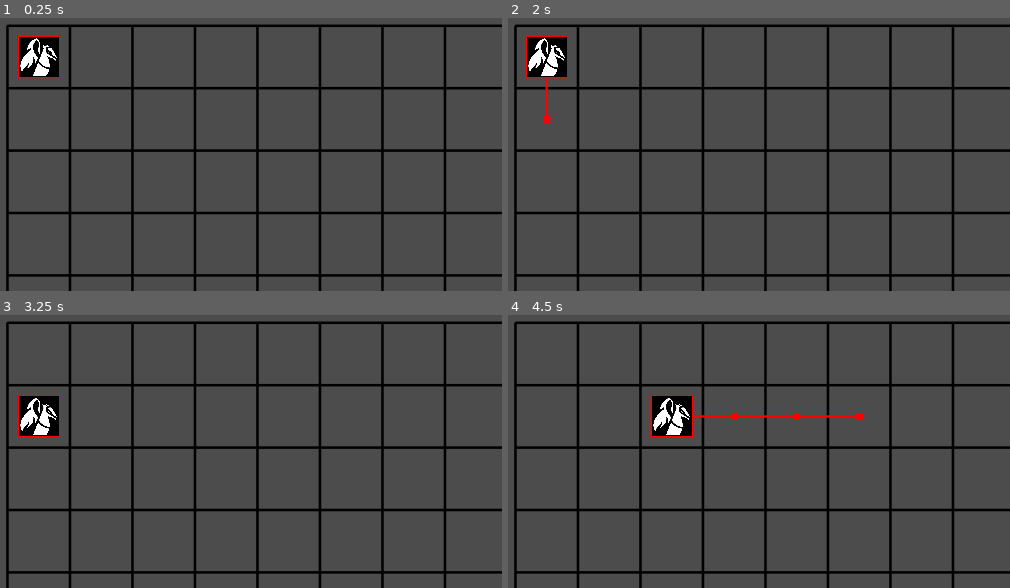
Above: before the commit, frames 1-4 (two rows, left to right).
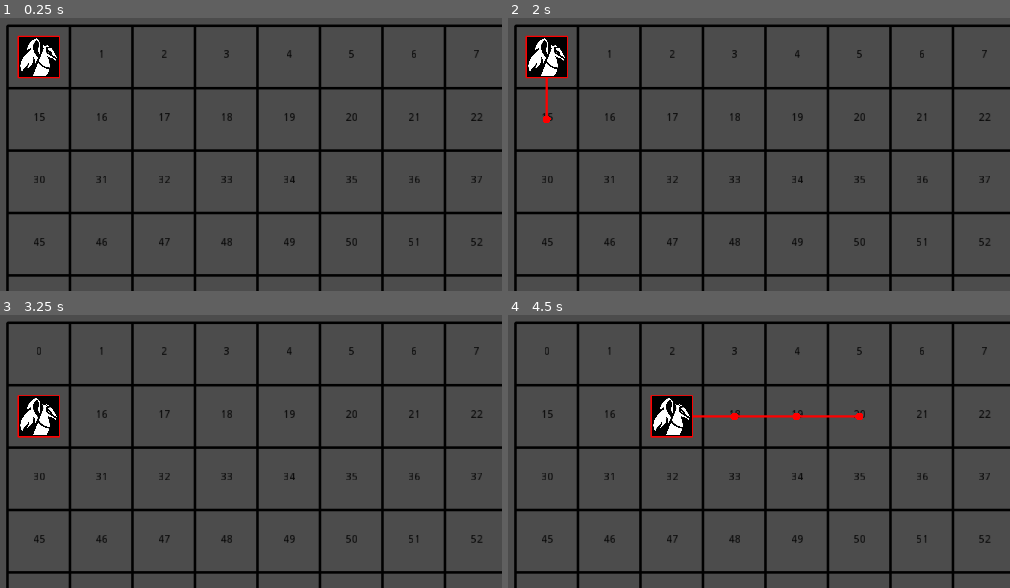
Above: after the commit, the same moments.

Repository: Loregret/godot-turn-based-template
Game: Godot game, scene res://objects/battle/Battle.tscn
Same seed, same stepped clock (60 frames per second), same inputs: the game is played once before the commit and once after it.
Inputs (mouse positions are in pixels of both pictures, inside the frame that each line leads up to):
- Up to frame 1 (0.25 s): no input
- Up to frame 2 (2 s): tap Enter at 0.5 s; drag from (548, 56) to (outside the picture) at 0.52 s; tap Space at 1.25 s; drag from (outside the picture) to (568, 151) at 1.27 s
- Up to frame 3 (3.25 s): tap Enter at 2 s; move the mouse to (outside the picture) at 2.02 s; hold Right (ui_right) 2.03-2.75 s; right-click (outside the picture) at 2.1 s; click (outside the picture) at 2.3 s; tap Space at 2.75 s; drag from (60, 448) to (outside the picture) at 2.77 s
- Up to frame 4 (4.5 s): tap Enter at 3.5 s; move the mouse to (849, 424) at 3.52 s; hold Left (ui_left) 3.53-4.25 s; click (849, 424) at 3.6 s; drag from (outside the picture) to (608, 416) at 4.27 s

The runs differ from the first frame. In frame 1, 0.7% of the frame differs, in the area x 6-97%, y 11-84%; in frame 2, 0.7%; in frame 3, 0.7%; in frame 4, 0.7%.

Commit message:
unit selection on grid added

Diff:
--- a/objects/battle/Battle.tscn
+++ b/objects/battle/Battle.tscn
@@ -30,7 +30,6 @@
 }
 draw_points = false
 draw_connections = false
-draw_indexes = false
 line_thickness = 2.0
 grid_path = NodePath("..")
 
@@ -46,3 +45,5 @@
 
 [node name="Pathfinding" type="Node" parent="Grid"]
 script = ExtResource( 4 )
+
+[connection signal="input_event" from="Grid/Units/Unit" to="Grid/Units/Unit" method="_on_Unit_input_event"]
--- a/objects/battle/draw.gd
+++ b/objects/battle/draw.gd
@@ -1,5 +1,6 @@
 tool
 extends Node2D
+class_name grid_draw, "res://assets/icons/paint-roller.png"
 
 
 export var draw := true
--- a/objects/battle/grid.gd
+++ b/objects/battle/grid.gd
@@ -5,15 +5,19 @@
 export var grid_size := Vector2(5, 5)
 
 var half_cell_size := cell_size / 2
+var units := []
 
 onready var draw = $Draw
 onready var pathfinding = $Pathfinding
 onready var selected_unit:Area2D = get_node_or_null("Units/Unit")
-onready var grid_real_size := grid_size * cell_size
+onready var grid_real_size:Vector2 = grid_size * cell_size
 
 
 func _ready():
 	generate_pathfinding()
+	create_units_list()
+	yield(get_tree().create_timer(1), "timeout")
+
 
 
 func _input(event):
@@ -68,3 +72,16 @@
 func is_within_bounds(cell_coordinates: Vector2) -> bool:
 	var out := cell_coordinates.x >= position.x and cell_coordinates.x - position.x < grid_real_size.x
 	return out and cell_coordinates.y >= position.y and cell_coordinates.y - position.y < grid_real_size.y
+
+
+func create_units_list():
+	units = get_node("Units").get_children()
+	connect_to_units()
+
+func connect_to_units():
+	for cur_unit in units:
+			cur_unit.connect("clicked", self, "_on_unit_clicked")
+
+
+func _on_unit_clicked(value):
+	print(value)
--- a/objects/battle/unit.gd
+++ b/objects/battle/unit.gd
@@ -10,9 +10,10 @@
 onready var tween := $Tween
 onready var sprite := $Sprite
 
+signal clicked(value)
+
 
 func _ready():
-	var _inpsignal = self.connect("input_event", self, "_on_unit_input_event")
 	position = Vector2.ZERO
 	grid = get_node(grid_path)
 	yield(get_tree().create_timer(0.01), "timeout")
@@ -54,7 +55,6 @@
 		position = grid.pathfinding.astar.get_point_position(index)
 
 
-
-func _on_unit_input_event(_viewport: Node, event: InputEvent, _shape_idx: int) -> void:
+func _on_Unit_input_event(_viewport, event, _shape_idx):
 	if event.is_action("LeftClick") and event.is_pressed():
-		print("hello")
+		emit_signal("clicked", self)
--- a/project.godot
+++ b/project.godot
@@ -8,15 +8,21 @@
 
 config_version=4
 
-_global_script_classes=[  ]
+_global_script_classes=[ {
+"base": "Node2D",
+"class": "grid_draw",
+"language": "GDScript",
+"path": "res://objects/battle/draw.gd"
+} ]
 _global_script_class_icons={
+"grid_draw": "res://assets/icons/paint-roller.png"
 }
 
 [application]
 
 config/name="Dreamiour Engine"
 run/main_scene="res://objects/battle/Battle.tscn"
-config/icon="res://assets/icon.png"
+config/icon="res://assets/icons/project icon.png"
 
 [autoload]
 
Binary file added: assets/icons/paint-roller.png
Not shown, changed: assets/icons/paint-roller.png.import
Renamed: assets/icon.png -> assets/icons/project icon.png
Not shown, added: assets/icons/project icon.png.import
